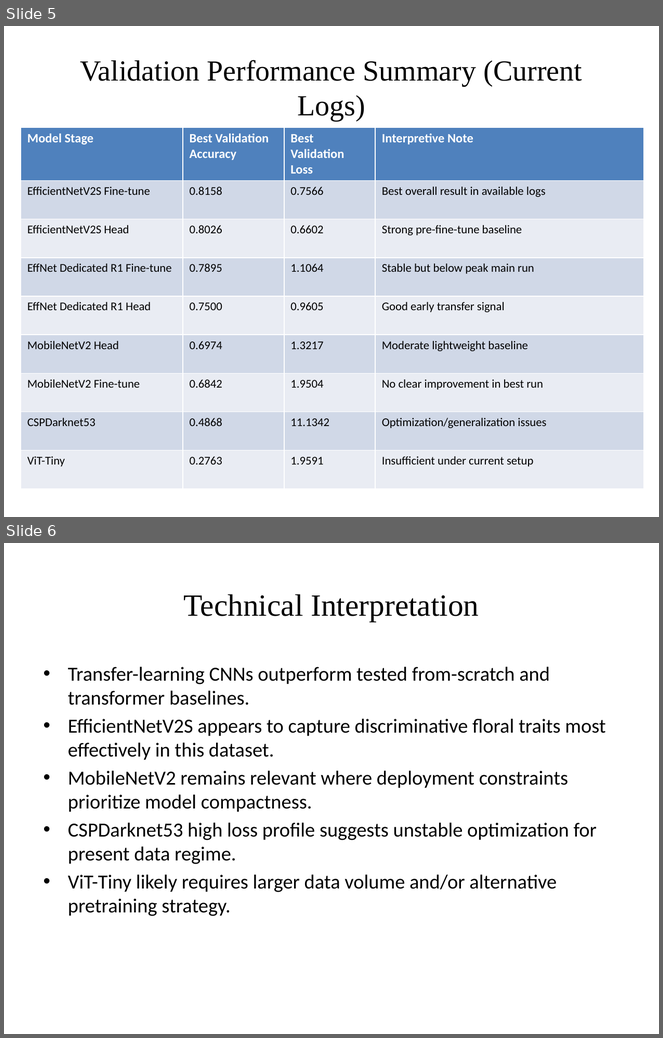
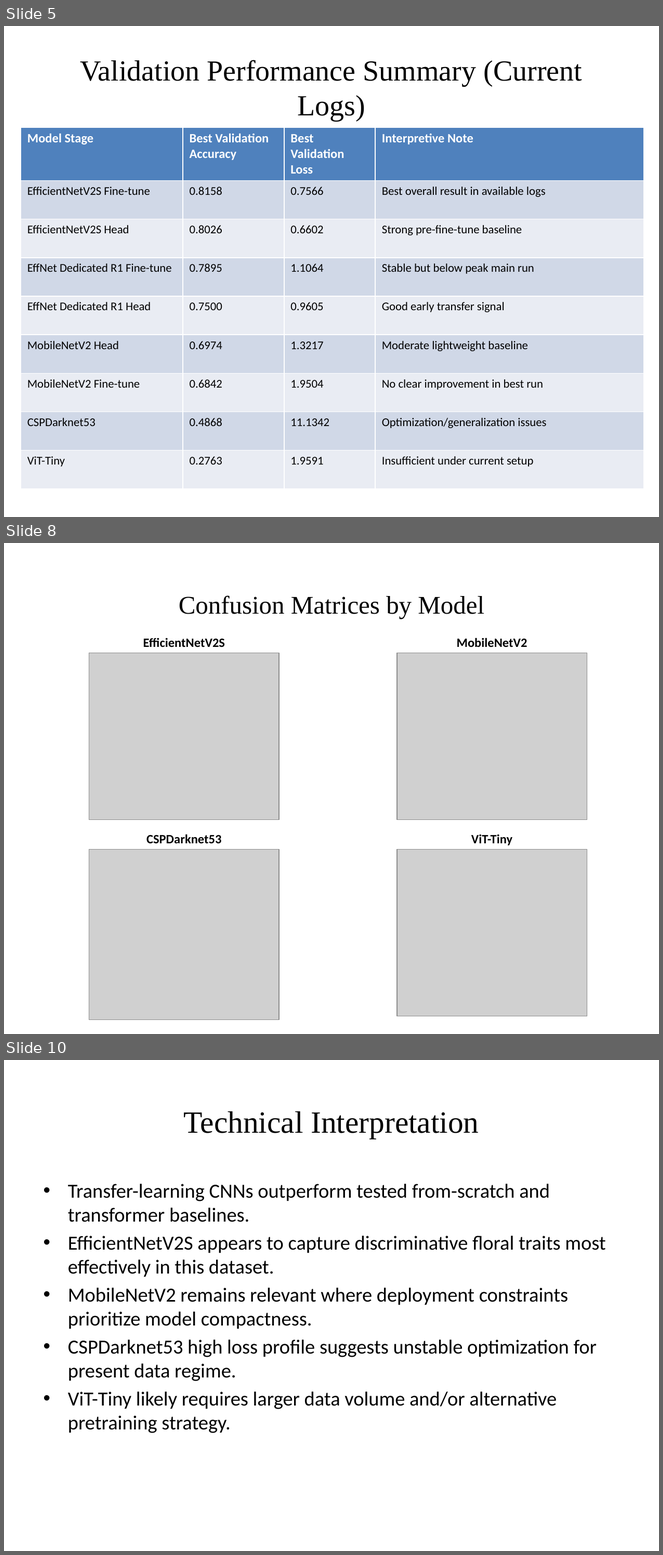
Before and after one commit to IritaSee/anggrek, a slide deck: docs/coelogyne_results_botany_academic.pptx. Shown one above the other, each under a label of ours: slides 5 and 6 before the commit, slides 5, 8 and 10 after it; the slides between them are not shown. The pictures are 663x1038 and 663x1555 pixels, drawn with LibreOffice and Linux fonts; fonts in the diff are those of the drawing; grey boxes stand for pictures. Boxes give left, top, right and bottom in pixels: in the first picture for what was removed or moved away, otherwise in the second. Text is boxed around its words. In the diff, an @@ line names an element or a change of style, - is before the commit and + after.

```diff
--- a/docs/coelogyne_results_botany_academic.pptx
+++ b/docs/coelogyne_results_botany_academic.pptx
@@ slide 8 added at box(4, 543, 659, 1034), background #FFFFFF @@
@@ title added at box(179, 596, 484, 619), 28 pt, text #000000 @@
+Confusion Matrices by Model
@@ text added at box(143, 638, 225, 648), 14 pt, text #000000, bold @@
+EfficientNetV2S
@@ text added at box(457, 638, 528, 648), 14 pt, text #000000, bold @@
+MobileNetV2
@@ picture added at box(89, 653, 279, 820) @@
@@ picture added at box(397, 653, 587, 820) @@
@@ text added at box(146, 834, 221, 844), 14 pt, text #000000, bold @@
+CSPDarknet53
@@ text added at box(471, 835, 513, 846), 14 pt, text #000000, bold @@
+ViT-Tiny
@@ picture added at box(89, 850, 279, 1020) @@
@@ picture added at box(397, 850, 587, 1017) @@
@@ what was slide 6 is now slide 10 @@
```
Also in this commit, not shown: 3 other slides added.
